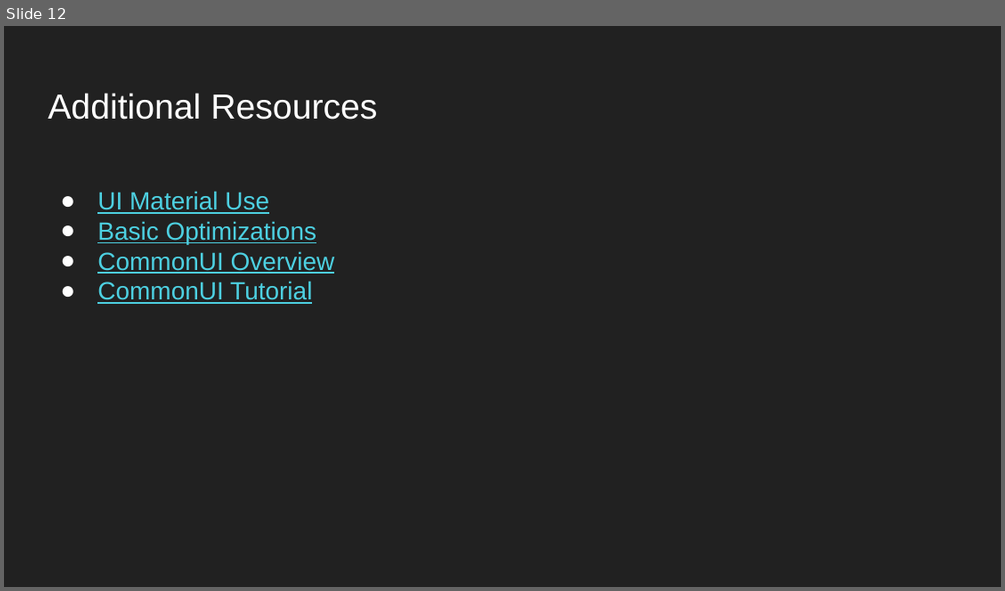
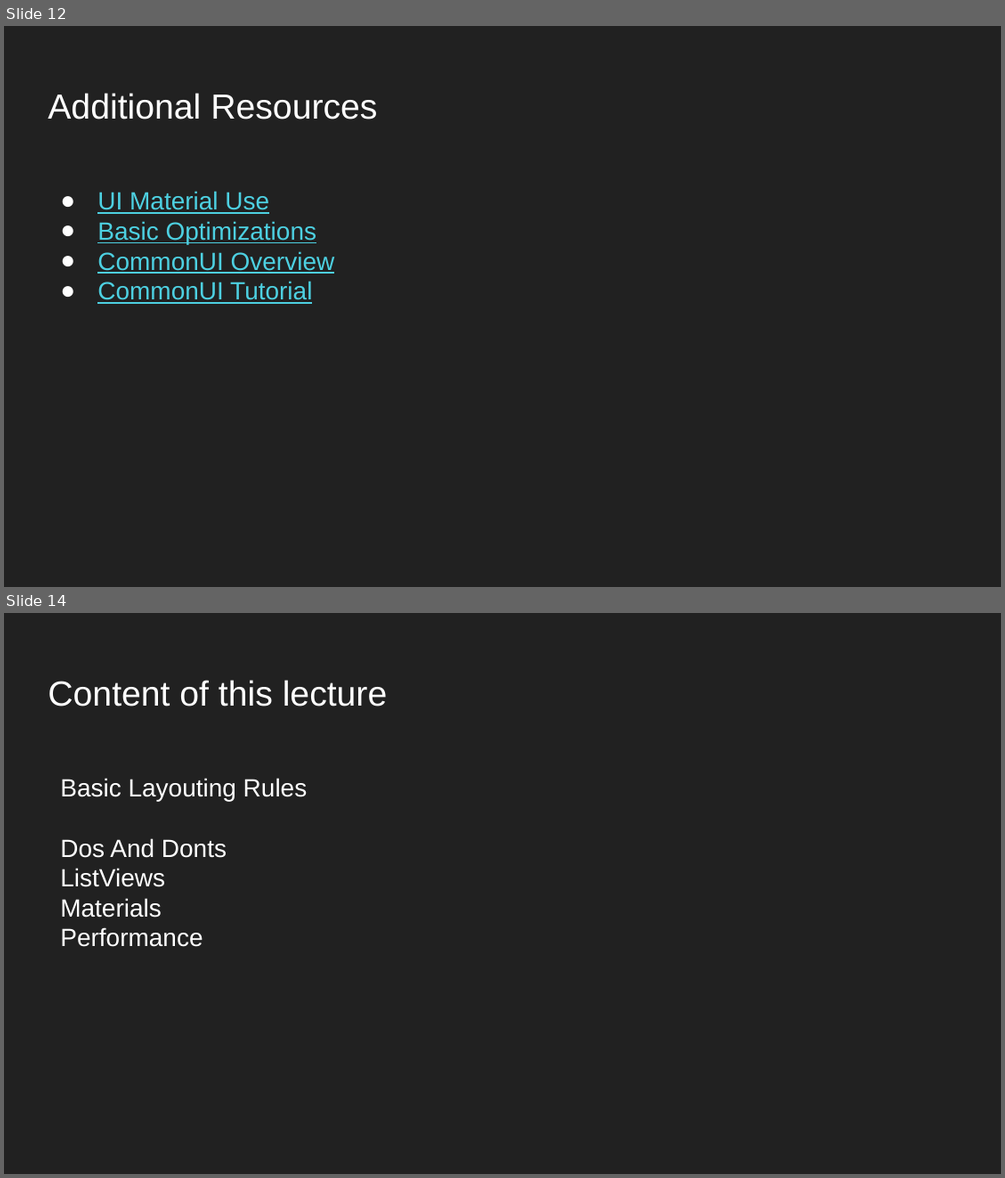
Before and after one commit to WotanCZ/MFF_UE_Lecture, a slide deck: UI/Unreal Engine Lecture - UI.pptx. Shown one above the other, each under a label of ours: slide 12 before the commit, slides 12 and 14 after it; the slides between them are not shown. The pictures are 1005x591 and 1005x1178 pixels, drawn with LibreOffice and Linux fonts; fonts in the diff are those of the drawing; background and template pictures are left out. Boxes give left, top, right and bottom in pixels: in the first picture for what was removed or moved away, otherwise in the second. Text is boxed around its words. In the diff, an @@ line names an element or a change of style, - is before the commit and + after.

```diff
--- a/UI/Unreal Engine Lecture - UI.pptx
+++ b/UI/Unreal Engine Lecture - UI.pptx
@@ slide 14 added at (x1=4, y1=613, x2=1001, y2=1174), background picture (left out) @@
@@ title added at (x1=48, y1=680, x2=388, y2=706), 25.2 pt, text #FFFFFF @@
+Content of this lecture
@@ title added at (x1=60, y1=778, x2=307, y2=947), 18 pt, text #FFFFFF @@
+Basic Layouting Rules
+Dos And Donts
+ListViews
+Materials
+Performance
```
Also in this commit, not shown: 4 other slides added.
